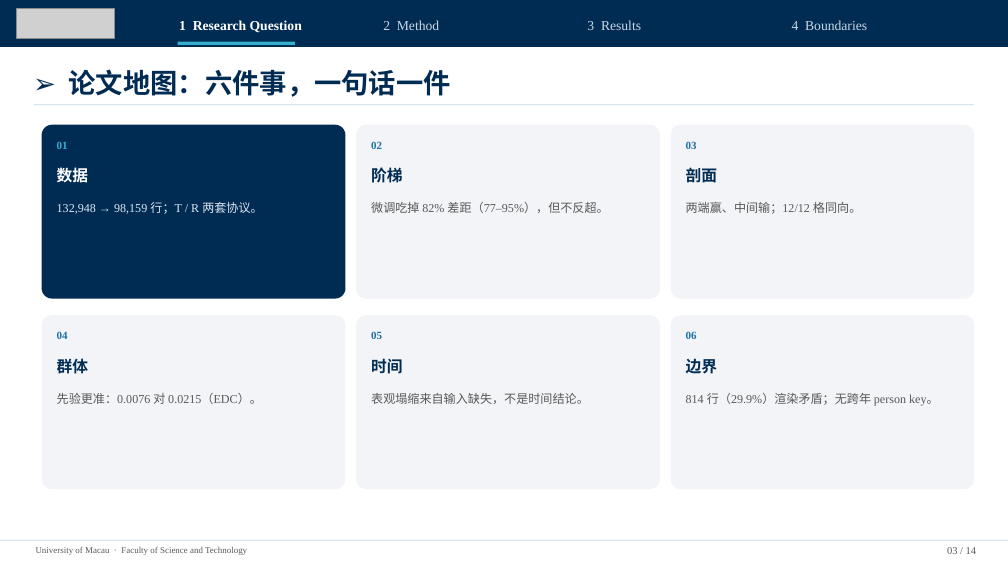
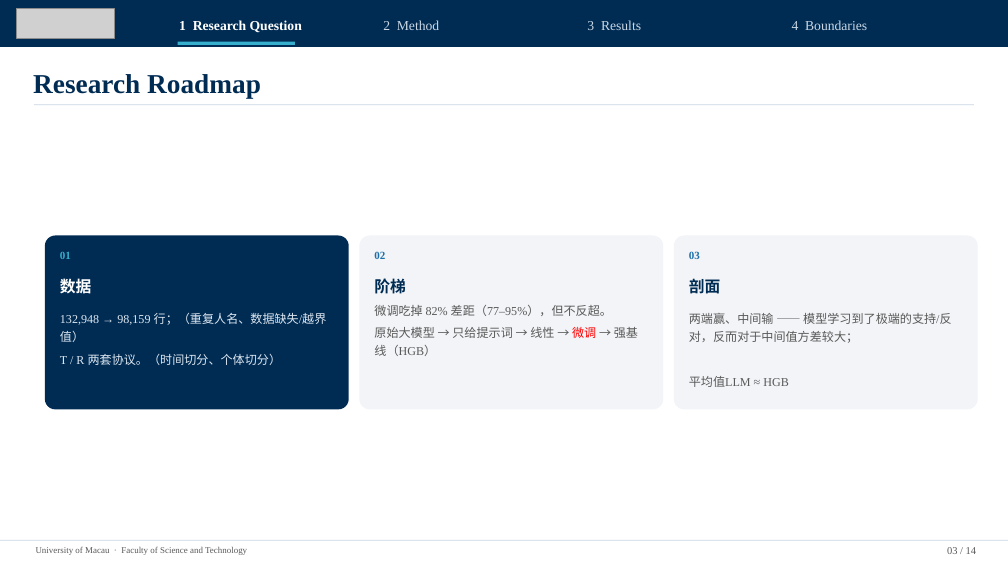
Before and after one commit to gyro-zpl/fas_pro, a slide deck: slide 3 of docs/04_论文稿件/导师阶段汇报_UMAC_2026-11-23.pptx. Drawn at 1008x567 pixels with LibreOffice and Linux fonts; fonts in the diff are those of the drawing; grey boxes stand for pictures. Boxes give left, top, right and bottom in pixels: in the first picture for what was removed or moved away, otherwise in the second. Text is boxed around its words. In the diff, an @@ line names an element or a change of style, - is before the commit and + after.

```diff
--- a/docs/04_论文稿件/导师阶段汇报_UMAC_2026-11-23.pptx
+++ b/docs/04_论文稿件/导师阶段汇报_UMAC_2026-11-23.pptx
@@ text at [33,74,261,98]: text changed @@
-➢ 论文地图：六件事，一句话一件
+Research Roadmap
@@ 6 texts, 3 rounded rectangles: place and size @@
-6 texts, 3 rounded rectangles at [42,125,975,299]
+6 texts, 3 rounded rectangles at [45,236,978,410]
@@ text "微调吃掉 82% 差距（77–95%），但不反超。": place and size @@
-text "微调吃掉 82% 差距（77–95%），但不反超。" at [371,202,608,213]
+text "微调吃掉 82% 差距（77–95%），但不反超。" at [374,305,638,356]
@@ rounded rectangle removed at [42,315,346,489] @@
@@ text at [60,313,327,365]: text changed @@
-132,948 → 98,159 行；T / R 两套协议。
+132,948 → 98,159 行；（重复人名、数据缺失/越界值）
+T / R 两套协议。（时间切分、个体切分）
@@ rounded rectangle removed at [356,315,660,489] @@
@@ text at [374,327,638,356]: paragraph added @@
+原始大模型 → 只给提示词 → 线性 → 微调 → 强基线（HGB）
@@ rounded rectangle removed at [671,315,975,489] @@
@@ text at [689,313,951,387]: text changed @@
-两端赢、中间输；12/12 格同向。
+两端赢、中间输 —— 模型学习到了极端的支持/反对，反而对于中间值方差较大；
+平均值LLM ≈ HGB
@@ text removed at [57,332,68,339] @@
-04
@@ text removed at [57,358,88,374] @@
-群体
@@ text removed at [371,331,382,339] @@
-05
@@ text removed at [371,358,402,374] @@
-时间
@@ text removed at [686,332,697,339] @@
-06
@@ text removed at [686,358,717,374] @@
-边界
@@ text removed at [57,393,262,404] @@
-先验更准：0.0076 对 0.0215（EDC）。
@@ text removed at [371,393,589,404] @@
-表观塌缩来自输入缺失，不是时间结论。
@@ text removed at [686,393,939,406] @@
-814 行（29.9%）渲染矛盾；无跨年 person key。
```
Also in this commit, not shown: 12 other slides changed, 1 slide added, 1 slide removed, 5 other files.
